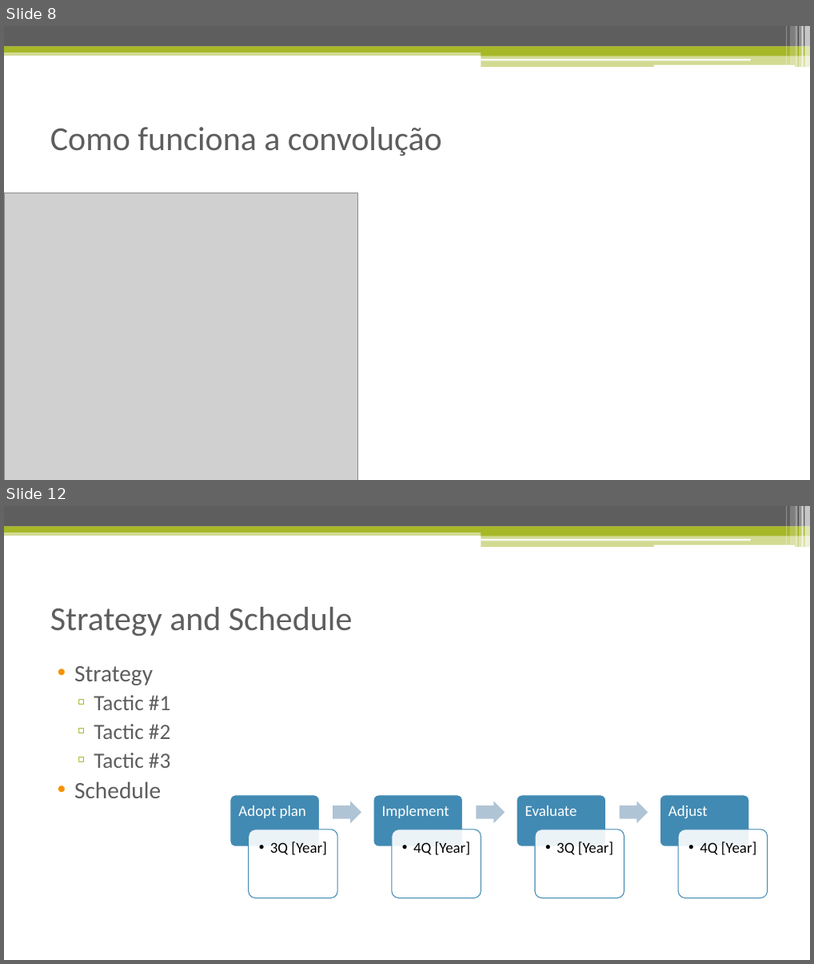
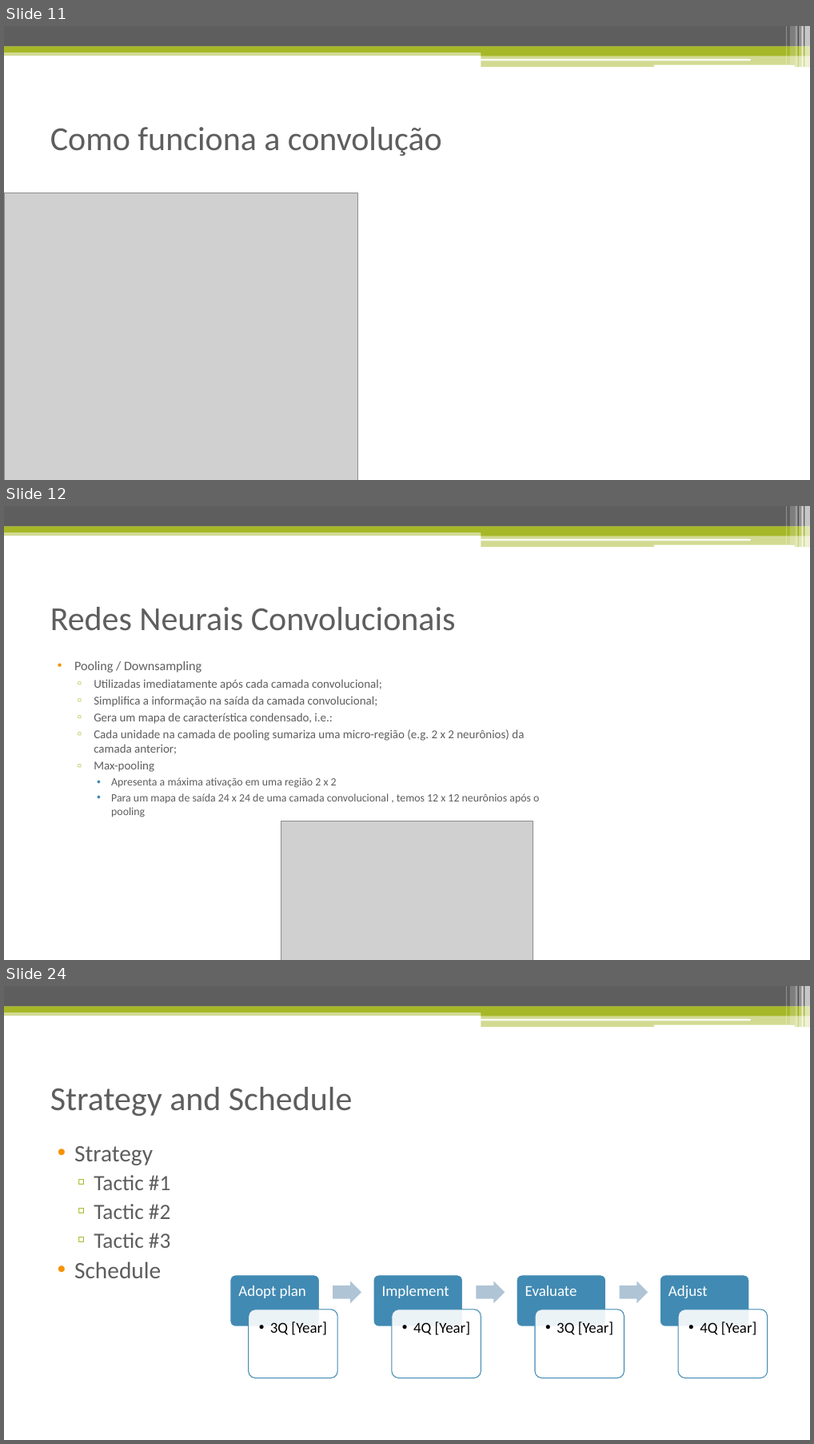
Before and after one commit to isacra/isacradoctoralstuffs, a slide deck: Apresentacoes/Redes Neurais Convolucionais.pptx. Shown one above the other, each under a label of ours: slides 8 and 12 before the commit, slides 11, 12 and 24 after it; the slides between them are not shown. The pictures are 814x964 and 814x1444 pixels, drawn with LibreOffice and Linux fonts; fonts in the diff are those of the drawing; grey boxes stand for pictures. Boxes give left, top, right and bottom in pixels: in the first picture for what was removed or moved away, otherwise in the second. Text is boxed around its words. In the diff, an @@ line names an element or a change of style, - is before the commit and + after.

```diff
--- a/Apresentacoes/Redes Neurais Convolucionais.pptx
+++ b/Apresentacoes/Redes Neurais Convolucionais.pptx
@@ slide 12 added at (x1=4, y1=506, x2=810, y2=960), background #FFFFFF; not listed: 13 template elements that a slide beside it also shows @@
@@ title added at (x1=50, y1=607, x2=456, y2=631), 40 pt, text #5E5E5E @@
+Redes Neurais Convolucionais
@@ text added at (x1=74, y1=661, x2=539, y2=803), 14.3 pt, text #5E5E5E @@
+• Pooling / Downsampling
+  ▫ Utilizadas imediatamente após cada camada convolucional;
+  ▫ Simplifica a informação na saída da camada convolucional;
+  ▫ Gera um mapa de característica condensado, i.e.:
+  ▫ Cada unidade na camada de pooling sumariza uma micro-região (e.g. 2 x 2 neurônios) da camada anterior;
+  ▫ Max-pooling
+    • Apresenta a máxima ativação em uma região 2 x 2
+    • Para um mapa de saída 24 x 24 de uma camada convolucional , temos 12 x 12 neurônios após o pooling
@@ picture added at (x1=281, y1=820, x2=534, y2=960) @@
@@ what was slide 8 is now slide 11 @@
@@ what was slide 12 is now slide 24 @@
```
Also in this commit, not shown: 1 slide changed, 15 other slides added, 8 slides removed.
